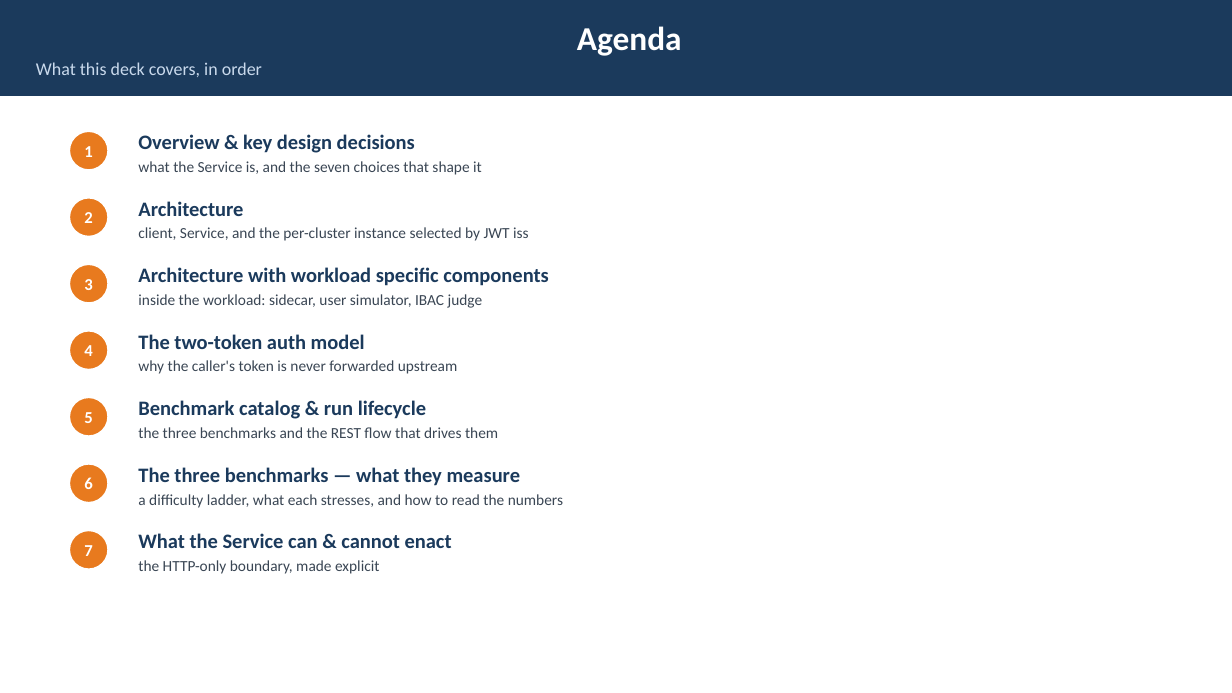
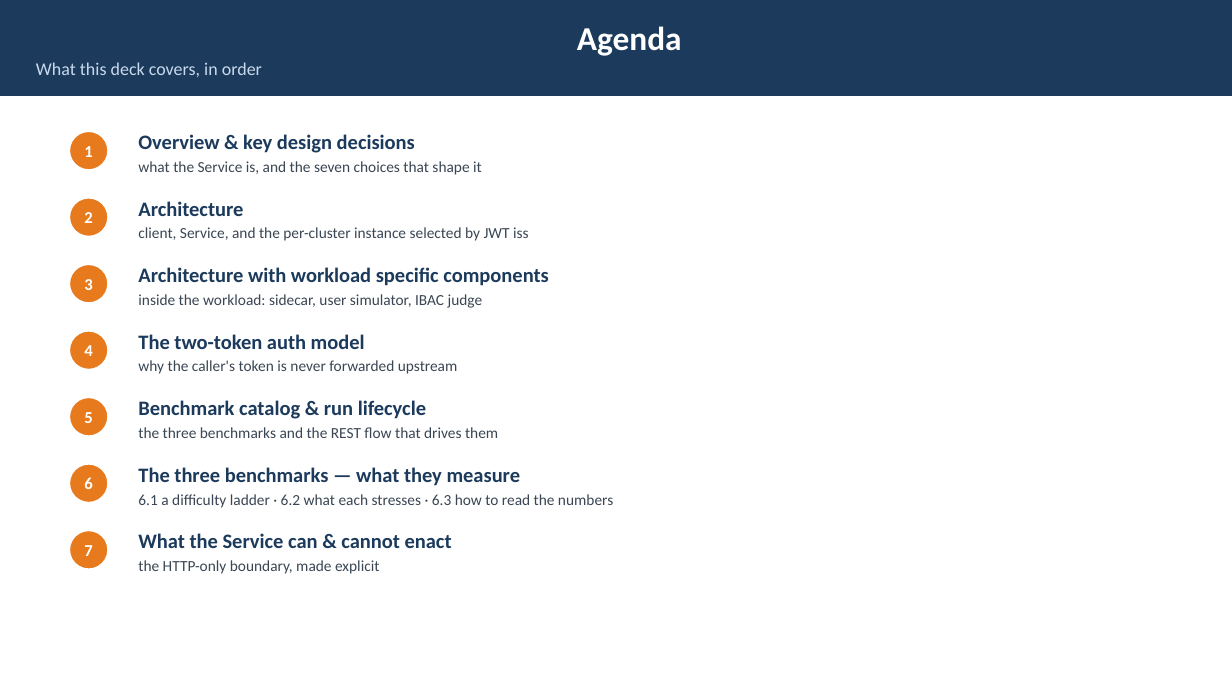
Before and after one commit to webchang/benchmarking, a slide deck: slide 2 of docs/BenchmarkingService.pptx. Drawn at 1232x693 pixels with LibreOffice and Linux fonts; fonts in the diff are those of the drawing. Boxes give left, top, right and bottom in pixels: in the first picture for what was removed or moved away, otherwise in the second. Text is boxed around its words. In the diff, an @@ line names an element or a change of style, - is before the commit and + after.

```diff
--- a/docs/BenchmarkingService.pptx
+++ b/docs/BenchmarkingService.pptx
@@ text at [138,494,613,508]: text changed @@
-a difficulty ladder, what each stresses, and how to read the numbers
+6.1 a difficulty ladder · 6.2 what each stresses · 6.3 how to read the numbers
```
Also in this commit, not shown: 9 other slides changed, 1 other file.
